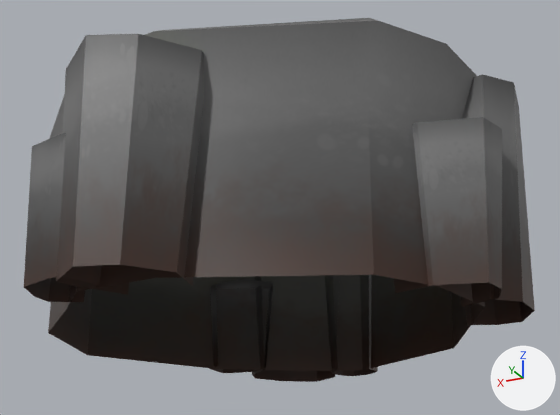
The FBX model IGJam22/Assets/Models/Island.fbx, before and after one commit.
Both versions are drawn from a 50 mm lens placed at (-2.37, 4.82, -1.18), pointed at (-0.01, 0.1, 0.95). Every picture has the same lights, and +X, +Y and +Z are marked at lower right. Vertices at the same position are counted once.

Script lines for the objects in view, before the commit:
```python
me_cube = bpy.data.meshes.new('Cube')
me_cube.from_pydata(...)  # 176 vertices, 122 faces; spans x -1.96..1.73, y -2.2..1.77, z -1.4..0.24
me_cube.materials.append(mat_brown)  # picture img_island_texture_png
ob_island = bpy.data.objects.new('Island', me_cube)
ob_island.location = (0.193, 0.213, 1.419)
```
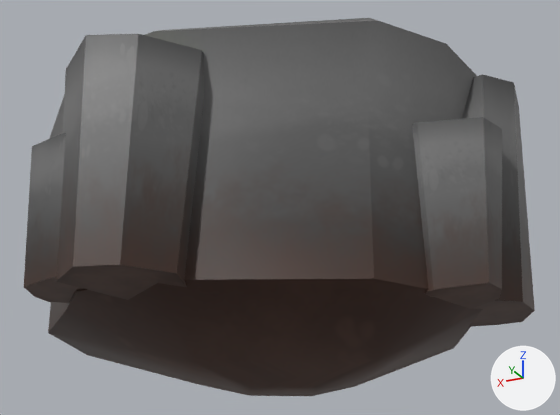
The newer file is also rescaled (x1.054), turned or shifted as a whole; pictures and numbers use the older file's frame.

Boxes (x1, y1, x2, y2) around the edits, measured in the pictures (560 x 415 px):
'Island', reshaped: before (24, 18, 535, 382); after (24, 18, 535, 396)
part 1 of me_cube, built on: before (49, 265, 523, 348); after (24, 265, 535, 396)

The change in detail:
me_cube is used by ob_island; location (0.193, 0.213, 1.419).
me_cube had 176 vertices, 122 faces and spanned x -1.96..1.73, y -2.2..1.77, z -1.4..0.24.
me_cube now has 184 vertices, 142 faces and spans x -1.96..1.73, y -2.2..1.77, z -1.83..0.24.
Part 1, on me_cube:
3 vertices in x -1.49..-1.24, y 0.47..0.85, z -1.4..-1.39 move by (0.0, 0.0, -0.02).
3 vertices in x -1.61..-0.17, y -0.48..1.31, z -1.4..-1.39 move by (0.0, 0.0, -0.01).
3 vertices in x -1.52..0.14, y 0.01..1.13, z -1.4 move by (0.0, 0.0, -0.03).
4 vertices move from x -1.69..0.54, y 0.11..1.11, z -1.4..-1.38 to x -1.69..0.54, y 0.11..1.11, z -1.47..-1.38.
8 vertices are added at x -1.06..0.4, y -0.63..0.66, z -1.83..-1.71.
20 new faces join them.
